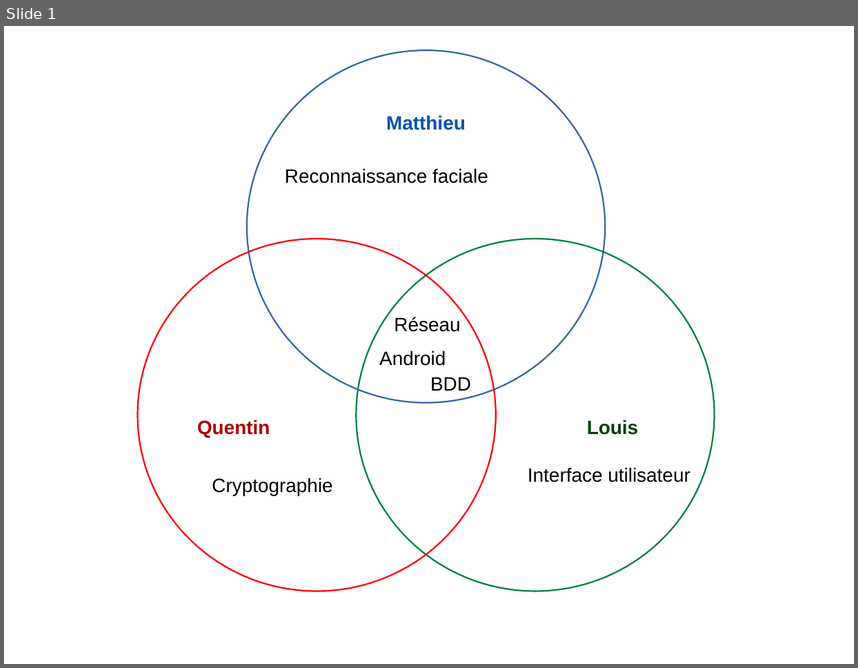
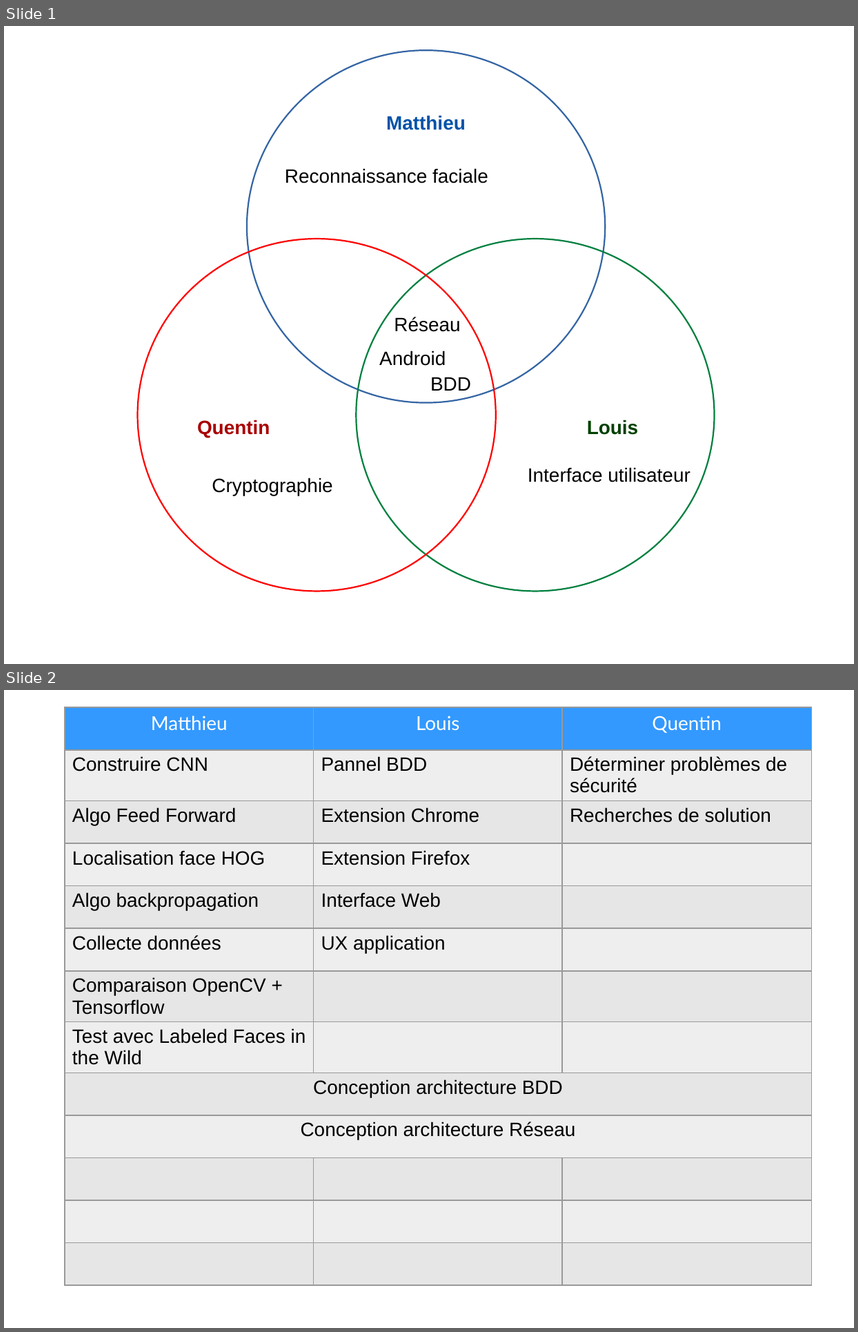
Before and after one commit to MattVil/Face_Key, a slide deck: projet/repartition_taches.odp. Shown one above the other, each under a label of ours: slide 1 before the commit, slides 1 and 2 after it. The pictures are 858x668 and 858x1332 pixels, drawn with LibreOffice and Linux fonts; fonts in the diff are those of the drawing. Boxes give left, top, right and bottom in pixels: in the first picture for what was removed or moved away, otherwise in the second. Text is boxed around its words. In the diff, an @@ line names an element or a change of style, - is before the commit and + after.

Commit message:
modif slide

```diff
--- a/projet/repartition_taches.odp
+++ b/projet/repartition_taches.odp
@@ slide 2 added at (4,690,854,1328), background #FFFFFF @@
@@ table added at (65,708,813,1286), 13 rows, 3 columns @@
+Matthieu | Louis | Quentin
+Construire CNN | Pannel BDD | Déterminer problèmes de sécurité
+Algo Feed Forward | Extension Chrome | Recherches de solution
+Localisation face HOG | Extension Firefox | 
+Algo backpropagation | Interface Web | 
+Collecte données | UX application | 
+Comparaison OpenCV + Tensorflow |  | 
+Test avec Labeled Faces in the Wild |  | 
+Conception architecture BDD |  | 
+Conception architecture Réseau |  | 
+ |  | 
+ |  | 
+ |  | 
```
